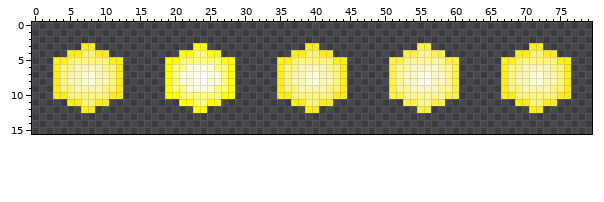
Two states of a sprite sheet, Resources/Textures/fairy.png. The picture above is the old version.
The file is 80x16 pixels. Colours within 5 levels of each other are drawn and written as one.
Now the later version:
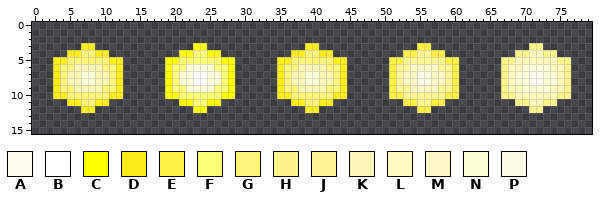
Palette (. is transparent): A #fffdef  B #ffffff  C #ffff00  D #ffec1b  E #fff048  F #ffff7a  G #fff47c  H #fff58d  J #fff696  K #fbf5b6  L #fff9bd  M #fcf7c4  N #ffffda  P #fffde5
From old to new:
The author changed colour N to colour A in rows 7 to 8 at x 71 to 72.
The author changed colour D to colour H in row 3 at x 71 to 72; in row 4 at x 69 to 70 and 73 to 74; in row 5 at x 67 to 68 and 75 to 76; in rows 6 to 9 at x 67 and 76; in row 10 at x 67 to 68 and 75 to 76; in row 11 at x 69 to 70 and 73 to 74.
The author changed colour D to colour H in row 12 at x 71 to 72.
The author changed colour G to colour L in row 4 at x 71 to 72; in row 5 at x 69 to 74; in row 6 at x 68 to 69 and 74 to 75; in rows 7 to 8 at x 68 and 75; in row 9 at x 68 to 69 and 74 to 75; in row 10 at x 69 to 74.
The author changed colour G to colour L in row 11 at x 71 to 72.
The author changed colour K to colour N in row 6 at x 70 to 73; in rows 7 to 8 at x 69 to 70 and 73 to 74; in row 9 at x 70 to 73.
